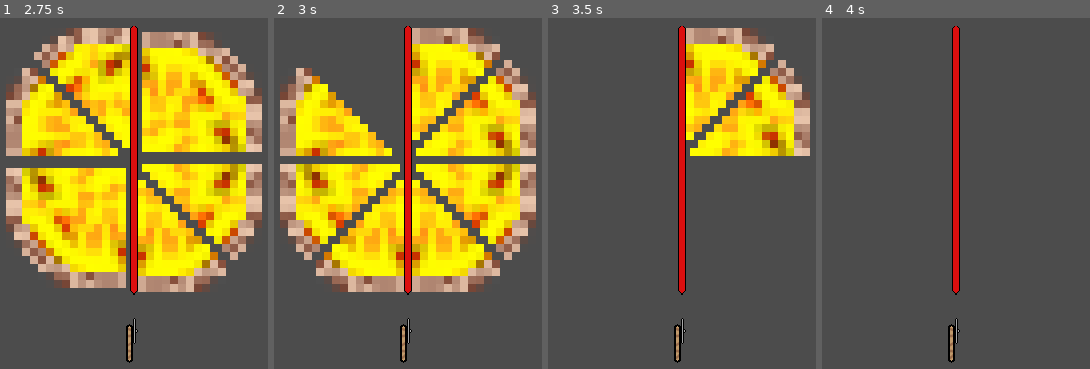
Above: before the commit, frames 1-4 (left to right).
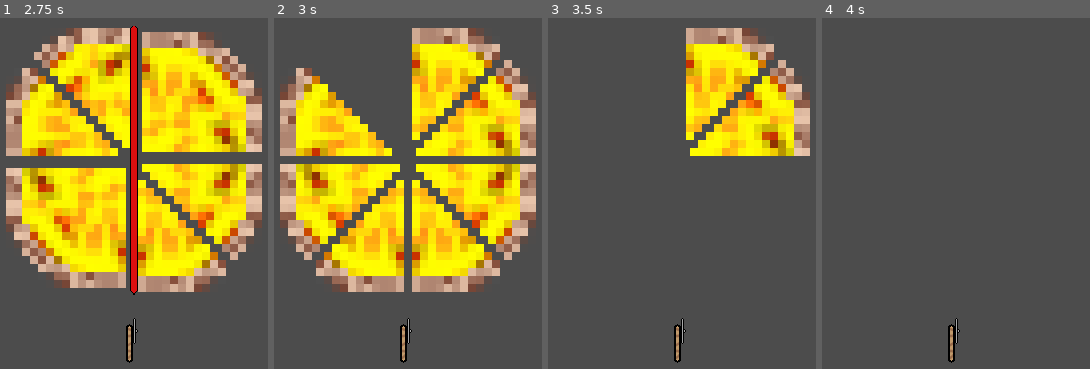
Above: after the commit, the same moments.

Repository: swashdev/minigame-madness
Game: Godot game, scene res://mini/za/scenes/za_minigame.tscn
Same seed, same stepped clock (60 frames per second), same inputs: the game is played once before the commit and once after it. This scene is started directly instead of the project's main scene.
Inputs:
- Up to frame 1 (2.75 s): tap Enter at 0.5, 2 s; hold Space (action) 0.53-1.28 s; hold Right (move_right) 0.53-2.03 s; tap Up (move_up) at 0.77, 1.52 s; tap Space (action) at 1.35 s; hold Left (move_left) from 2.03 s (still down); hold Space (action) from 2.03 s (still down)
- Up to frame 2 (3 s): release Left (move_left) at 2.78 s; release Space (action) at 2.78 s; hold Right (move_right) from 2.78 s (still down); tap Space (action) at 2.85 s
- Up to frame 3 (3.5 s): keep holding Right (move_right); tap Up (move_up) at 3.02 s
- Up to frame 4 (4 s): keep holding Right (move_right); hold Space (action) from 3.53 s (still down); tap Up (move_up) at 3.77 s

Frame 1 is identical in both runs. In frame 2, 2.3% of the frame differs, in the area x 48-52%, y 2-79%; in frame 3, 2.3%; in frame 4, 2.3%.

Commit message:
[ZA] add a `stop` function to the minigame script.
The `stop` function will lock the controls and hide the guidelines to
prepare for a game over.

This `stop` function has been implemented in the `decide` and
`_on_Za_sliced` functions.

Diff:
--- a/mini/za/scripts/za_minigame.gd
+++ b/mini/za/scripts/za_minigame.gd
@@ -12,9 +12,18 @@
 		$Za.slice()
 
 
+# Starts the minigame by unlocking the controls.
 func start():
 	$Slicer.allow_movement = true
 	_unlock_controls = true
+
+
+# Stops the minigame by locking the controls & hiding unsightly sprites.
+func stop():
+	_unlock_controls = false
+	$Slicer.allow_movement = false
+	$Slicer/Guideline.hide()
+	$SliceGuide.hide()
 
 
 # Decide whether the player has won the minigame.
@@ -22,6 +31,7 @@
 # the time the timer expires, they will be declared the winner ONLY if they
 # have fully sliced the 'za.
 func decide():
+	stop()
 	if _sliced:
 		emit_signal( "won" )
 	else:
@@ -30,6 +40,7 @@
 
 # The 'za has been sliced; make a note of that.
 func _on_Za_sliced():
+	stop()
 	_sliced = true
 
 
